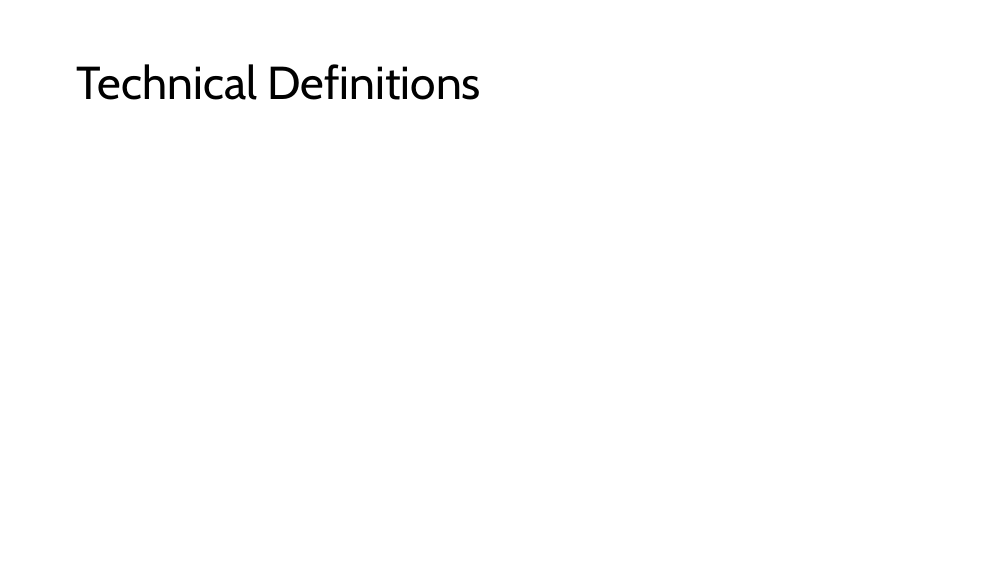
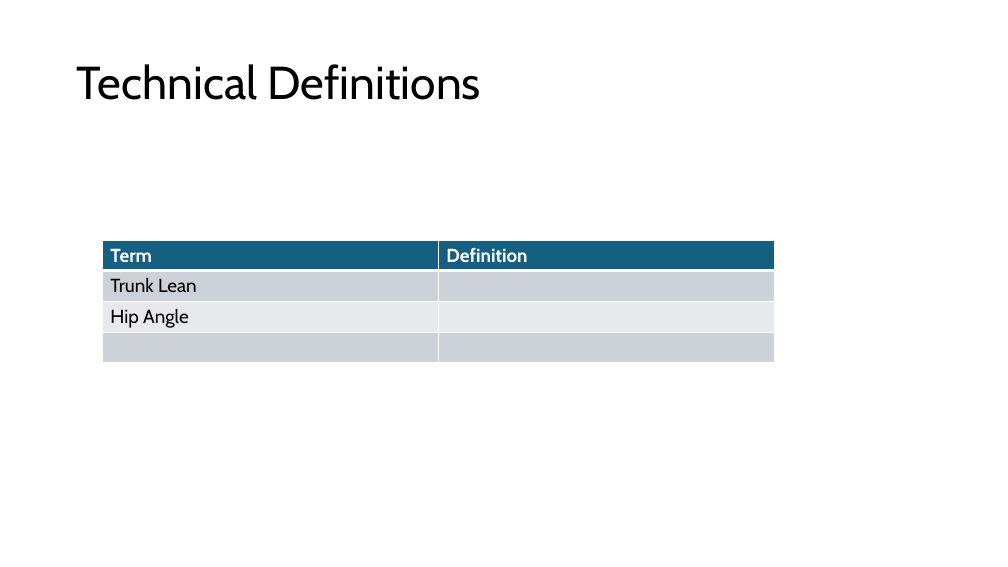
Before and after one commit to emmyregal/Soccer-Computer-Vision, a slide deck: slide 5 of Presentation.pptx (slide 4 before the commit). Drawn at 1008x567 pixels with LibreOffice and Linux fonts; fonts in the diff are those of the drawing. Boxes give left, top, right and bottom in pixels: in the first picture for what was removed or moved away, otherwise in the second. Text is boxed around its words. In the diff, an @@ line names an element or a change of style, - is before the commit and + after.

Commit message:
stat analysis for trunk and hip angle(bust) and then ppt update accordingly

```diff
--- a/Presentation.pptx
+++ b/Presentation.pptx
@@ table added at (103, 240, 774, 363), 4 rows, 2 columns @@
+Term | Definition
+Trunk Lean | 
+Hip Angle | 
+ | 
```
Also in this commit, not shown: 1 other slide changed, 3 slides added, 2 slides removed, 3 other files.
